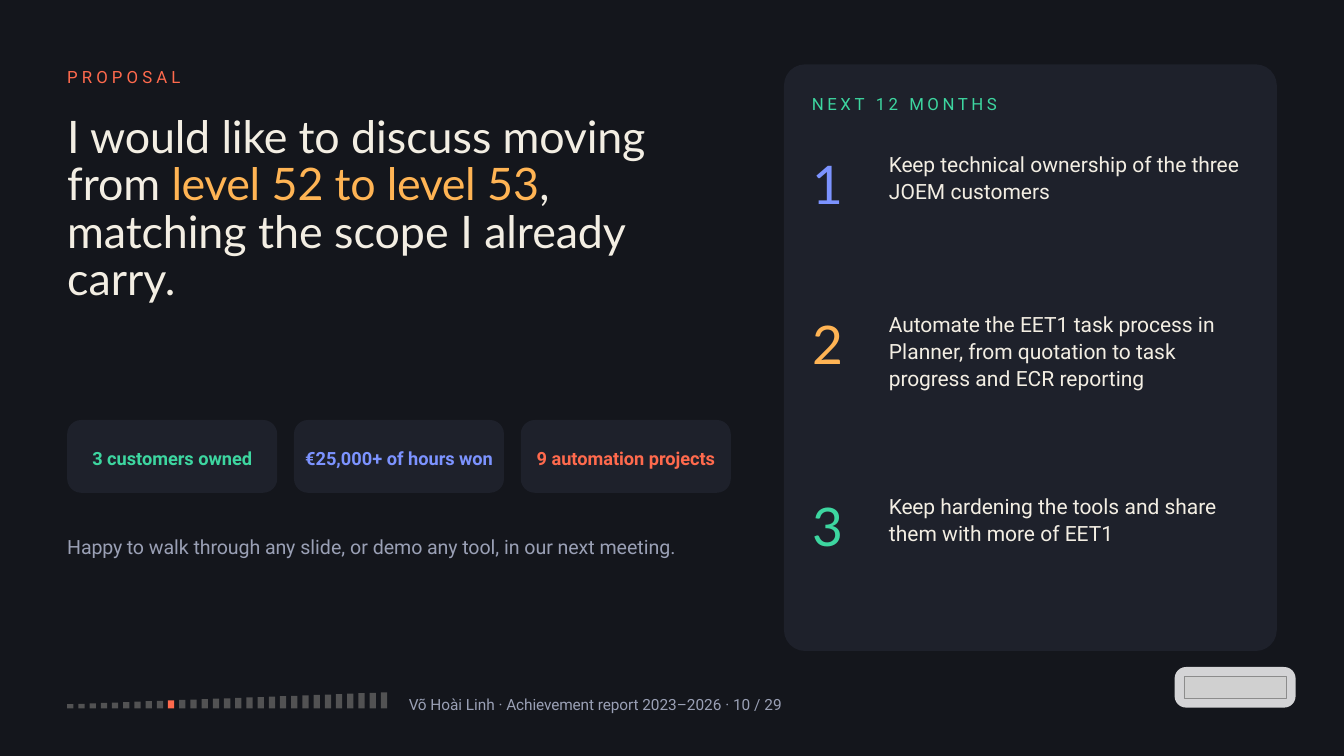
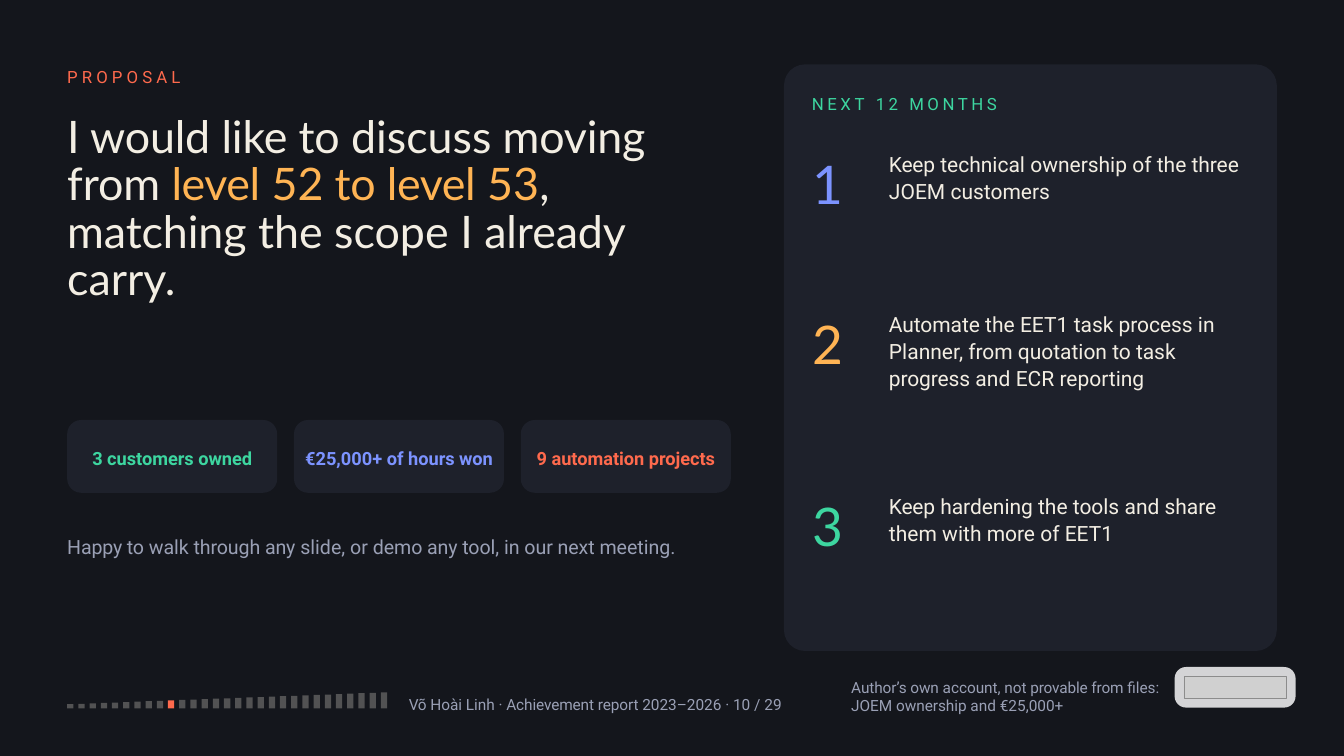
Before and after one commit to vohoailinh90/Multiple-report, a slide deck: slide 10 of reports/achievement-2023-2026/Linh_Vo_3-Year_Achievement_Report.pptx. Drawn at 1344x756 pixels with LibreOffice and Linux fonts; fonts in the diff are those of the drawing; grey boxes stand for pictures. Boxes give left, top, right and bottom in pixels: in the first picture for what was removed or moved away, otherwise in the second. Text is boxed around its words. In the diff, an @@ line names an element or a change of style, - is before the commit and + after.

```diff
--- a/reports/achievement-2023-2026/Linh_Vo_3-Year_Achievement_Report.pptx
+++ b/reports/achievement-2023-2026/Linh_Vo_3-Year_Achievement_Report.pptx
@@ text added at <box>851,681,1159,714</box>, 16.5 pt, text #9AA0B5 @@
+Author’s own account, not provable from files: JOEM ownership and €25,000+
```
Also in this commit, not shown: 6 other slides changed, 1 other file.
